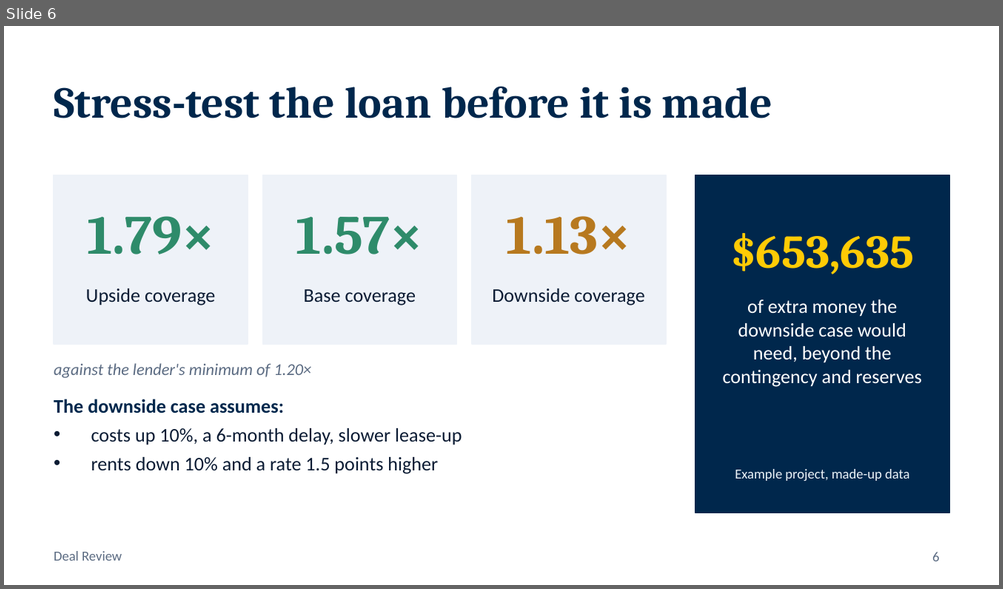
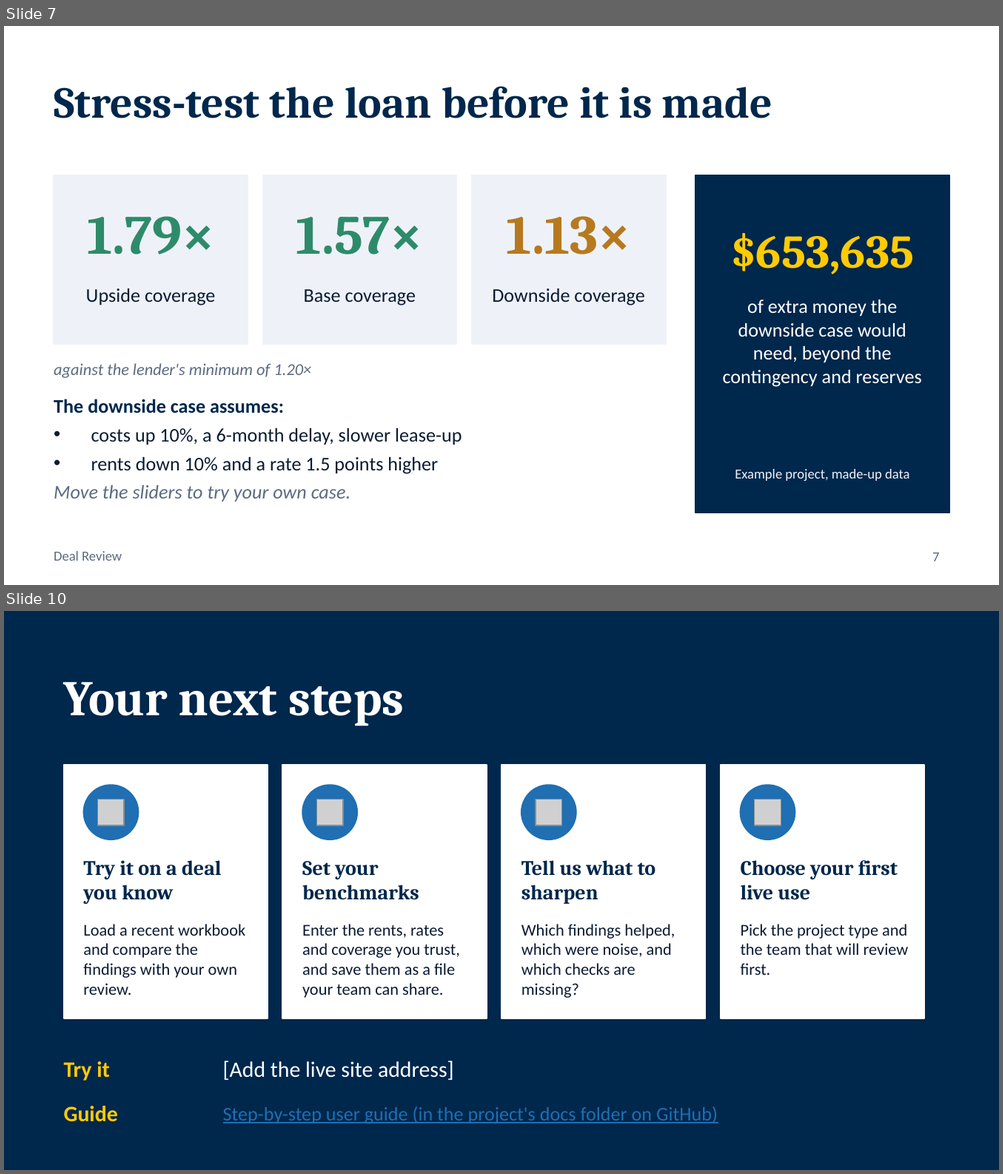
Before and after one commit to Ross-Business-Tech/Urge-Project-2, a slide deck: docs/Deal-Review-Presentation.pptx. Shown one above the other, each under a label of ours: slide 6 before the commit, slides 7 and 10 after it; the slides between them are not shown. The pictures are 1003x589 and 1003x1174 pixels, drawn with LibreOffice and Linux fonts; fonts in the diff are those of the drawing; grey boxes stand for pictures. Boxes give left, top, right and bottom in pixels: in the first picture for what was removed or moved away, otherwise in the second. Text is boxed around its words. In the diff, an @@ line names an element or a change of style, - is before the commit and + after.

```diff
--- a/docs/Deal-Review-Presentation.pptx
+++ b/docs/Deal-Review-Presentation.pptx
@@ slide 10 added at <box>4,611,999,1170</box>, background #00274C @@
@@ title added at <box>64,682,404,726</box>, 36 pt, text #FFFFFF, bold @@
+Your next steps
@@ rectangle added at <box>64,765,267,1019</box>, fill #FFFFFF, outline #FFFFFF 1 pt @@
@@ rectangle added at <box>282,765,486,1019</box>, fill #FFFFFF, outline #FFFFFF 1 pt @@
@@ rectangle added at <box>501,765,706,1019</box>, fill #FFFFFF, outline #FFFFFF 1 pt @@
@@ rectangle added at <box>720,765,924,1019</box>, fill #FFFFFF, outline #FFFFFF 1 pt @@
@@ ellipse added at <box>84,785,138,840</box>, fill #1F6FB2, outline #1F6FB2 1 pt @@
@@ ellipse added at <box>302,785,357,840</box>, fill #1F6FB2, outline #1F6FB2 1 pt @@
@@ ellipse added at <box>521,785,576,840</box>, fill #1F6FB2, outline #1F6FB2 1 pt @@
@@ ellipse added at <box>740,785,794,840</box>, fill #1F6FB2, outline #1F6FB2 1 pt @@
@@ picture added at <box>97,799,123,825</box> @@
@@ picture added at <box>316,799,342,825</box> @@
@@ picture added at <box>535,799,561,825</box> @@
@@ picture added at <box>754,799,780,825</box> @@
@@ text added at <box>83,860,222,904</box>, 15 pt, text #00274C, bold @@
+Try it on a deal you know
@@ text added at <box>302,861,419,900</box>, 15 pt, text #00274C, bold @@
+Set your benchmarks
@@ text added at <box>521,860,656,904</box>, 15 pt, text #00274C, bold @@
+Tell us what to sharpen
@@ text added at <box>740,860,897,900</box>, 15 pt, text #00274C, bold @@
+Choose your first live use
@@ text added at <box>83,924,245,995</box>, 12 pt, text #0B1B33 @@
+Load a recent workbook and compare the findings with your own review.
@@ text added at <box>302,924,460,998</box>, 12 pt, text #0B1B33 @@
+Enter the rents, rates and coverage you trust, and save them as a file your team can share.
@@ text added at <box>521,924,674,998</box>, 12 pt, text #0B1B33 @@
+Which findings helped, which were noise, and which checks are missing?
@@ text added at <box>740,924,908,975</box>, 12 pt, text #0B1B33 @@
+Pick the project type and the team that will review first.
@@ text added at <box>64,1062,110,1081</box>, 16 pt, text #FFCB05, bold @@
+Try it
@@ text added at <box>223,1061,454,1080</box>, 16 pt, text #FFFFFF @@
+[Add the live site address]
@@ text added at <box>64,1106,118,1122</box>, 16 pt, text #FFCB05, bold @@
+Guide
@@ text added at <box>223,1107,717,1125</box>, 14 pt, text #1F6FB2, underline @@
+Step-by-step user guide (in the project's docs folder on GitHub)
@@ what was slide 6 is now slide 7 @@
@@ slide 7 changed as well @@
@@ text at <box>54,486,350,502</box>: paragraph added @@
+Move the sliders to try your own case.
@@ page number at <box>932,553,939,562</box>: text changed @@
-6
+7
```
Also in this commit, not shown: 2 other slides changed, 4 other slides added, 5 slides removed, 1 other file.
